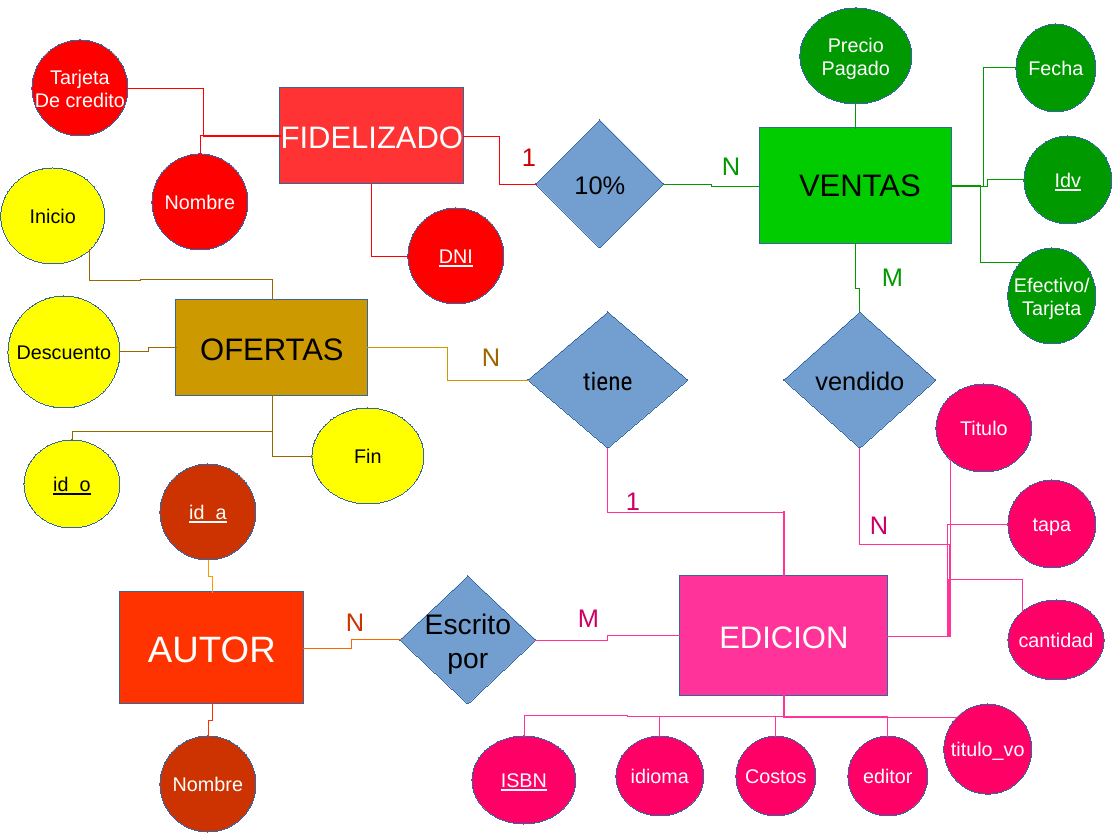
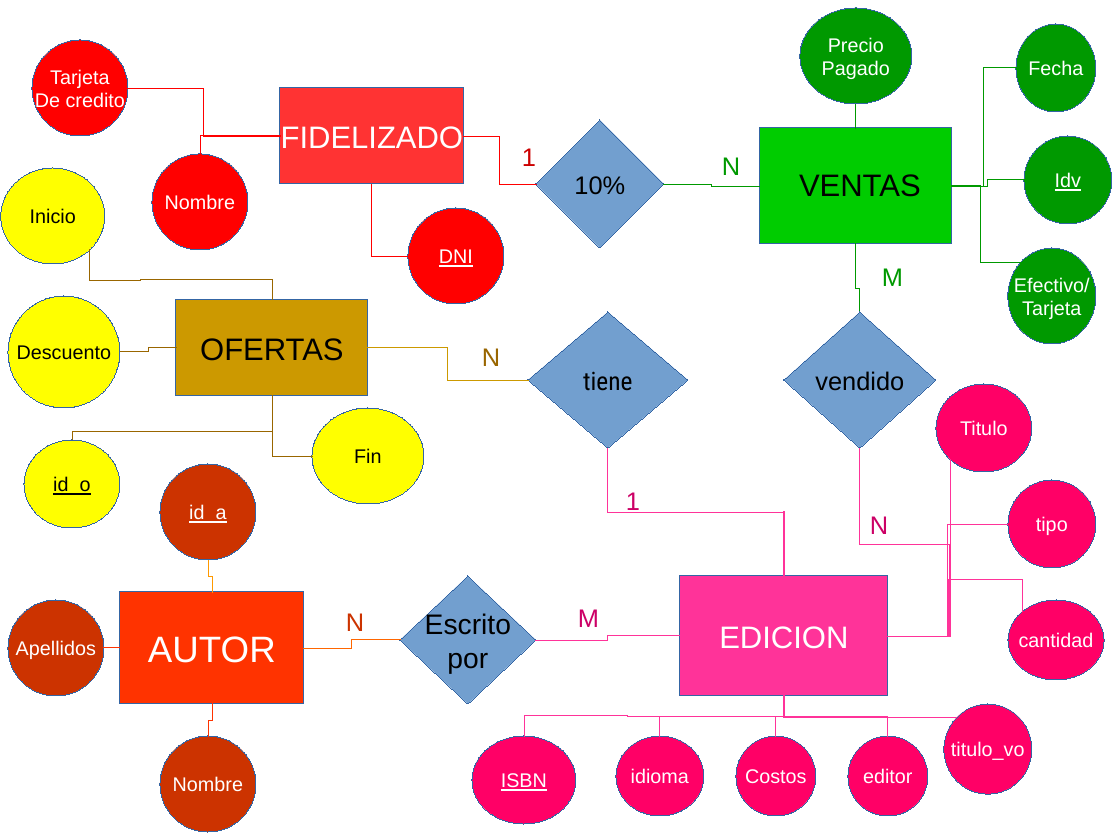
Before and after one commit to GonzaloMC7/EDAT, a slide deck: slide 1 of ERColores.odp. Drawn at 1120x840 pixels with LibreOffice and Linux fonts; fonts in the diff are those of the drawing. Boxes give left, top, right and bottom in pixels: in the first picture for what was removed or moved away, otherwise in the second. Text is boxed around its words. In the diff, an @@ line names an element or a change of style, - is before the commit and + after.

Commit message:
Con colorines y arreglado Tapa->Tipo y apellidos

```diff
--- a/ERColores.odp
+++ b/ERColores.odp
@@ text in ellipse at (1036,516,1068,535): text changed @@
-tapa
+tipo
@@ ellipse added at (8,601,104,696), fill #CC3300, outline #3465A4 0 pt, 14 pt, text #FFFFFF @@
+Apellidos
@@ elbow line added from (104, 648) to (120, 648), #FF3300 0 pt @@
```
Also in this commit, not shown: 1 other file.
